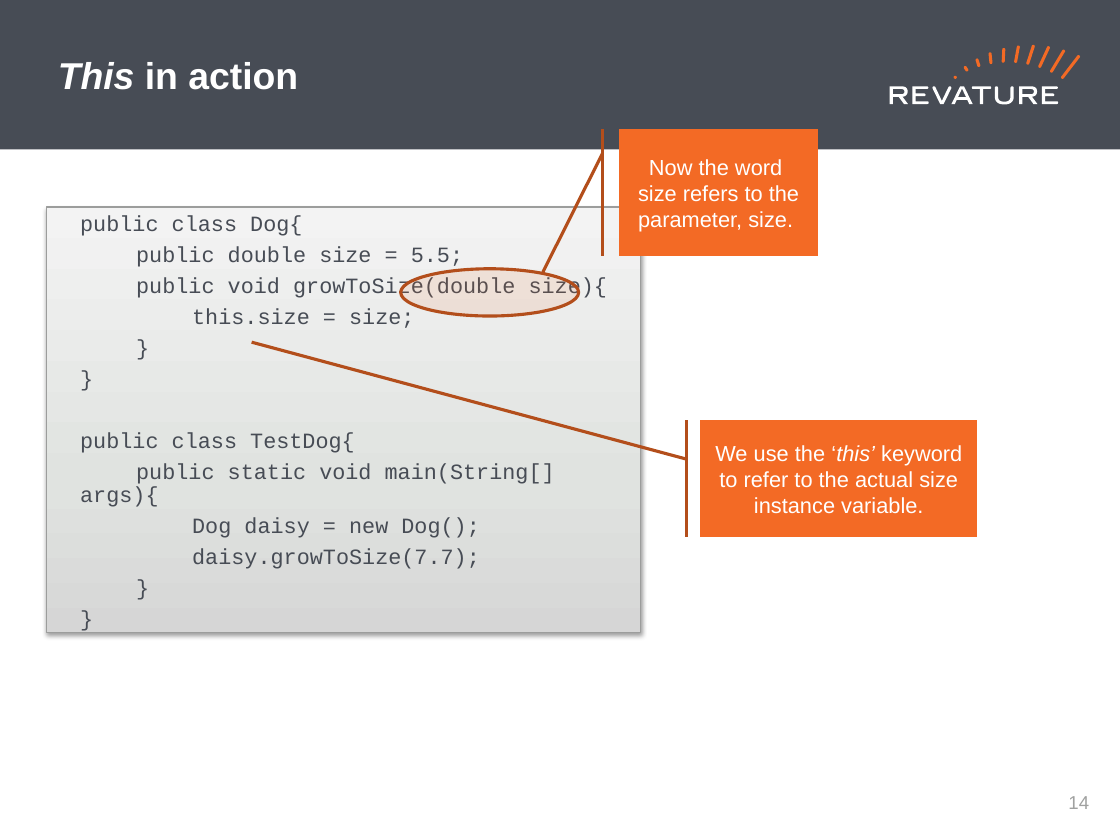
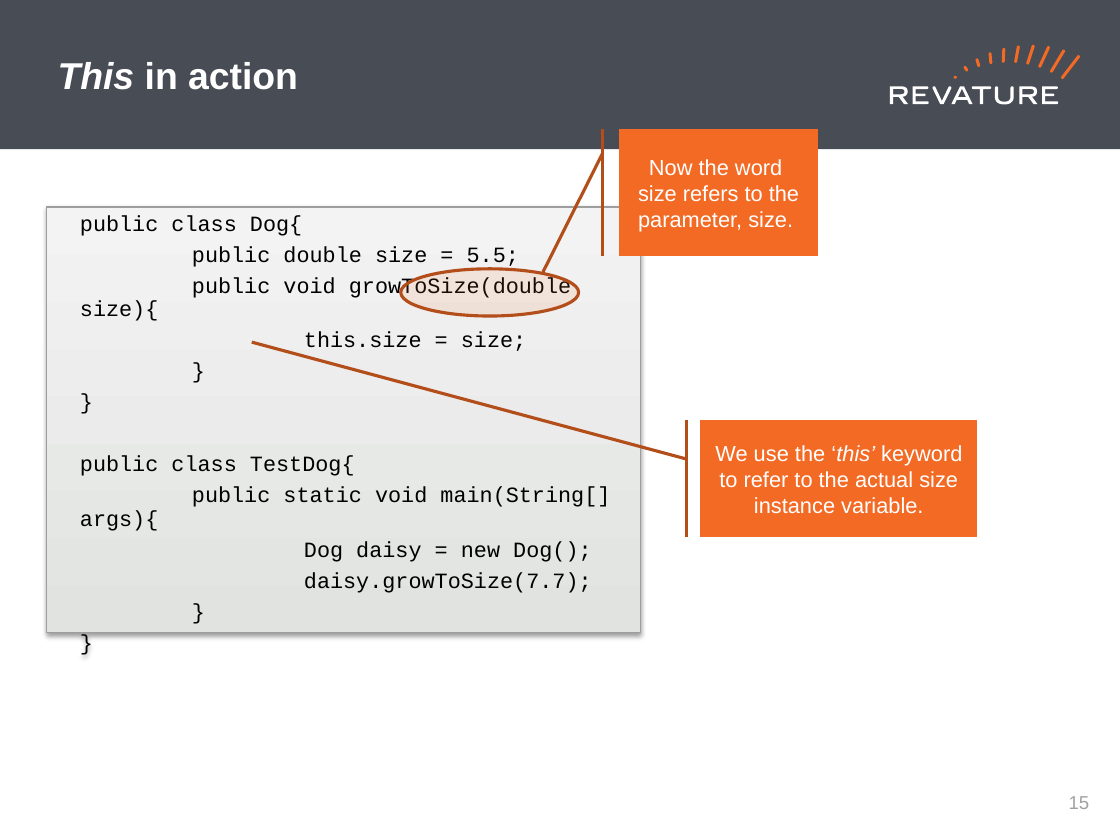
Before and after one commit to jhigherevature/ROCP-210412, a slide deck: slide 15 of powerpoints/Roc_Day02 - Operators_Methods_Arrays_FlowControl.pptx. Drawn at 1120x840 pixels with LibreOffice and Linux fonts; fonts in the diff are those of the drawing. Boxes give left, top, right and bottom in pixels: in the first picture for what was removed or moved away, otherwise in the second. Text is boxed around its words. In the diff, an @@ line names an element or a change of style, - is before the commit and + after.

```diff
--- a/powerpoints/Roc_Day02 - Operators_Methods_Arrays_FlowControl.pptx
+++ b/powerpoints/Roc_Day02 - Operators_Methods_Arrays_FlowControl.pptx
@@ rectangle "public class Dog{" at [47,207,641,633]: text colour #474C55 to #000000; list level 2 to 1 in "public class Dog{"; list level 2 to 1 in "public double size = 5.5;"; list level 2 to 1 in "public void growToSize(double size){"; list level 2 to 1 in "this.size = size;"; list level 2 to 1 in "}"; list level 2 to 1 in "public class TestDog{"; list level 2 to 1 in "public static void main(String[] args){"; list level 2 to 1 in "Dog daisy = new Dog();"; list level 2 to 1 in "daisy.growToSize(7.7);"; fill gradient #D6D7D6 to #E2E2E2 to #F4F4F4 to gradient #E0E3E0 to #F3F3F3 @@
@@ page number at [1069,796,1090,809]: text changed @@
-14
+15
```
Also in this commit, not shown: 40 other slides changed, 11 other files.
